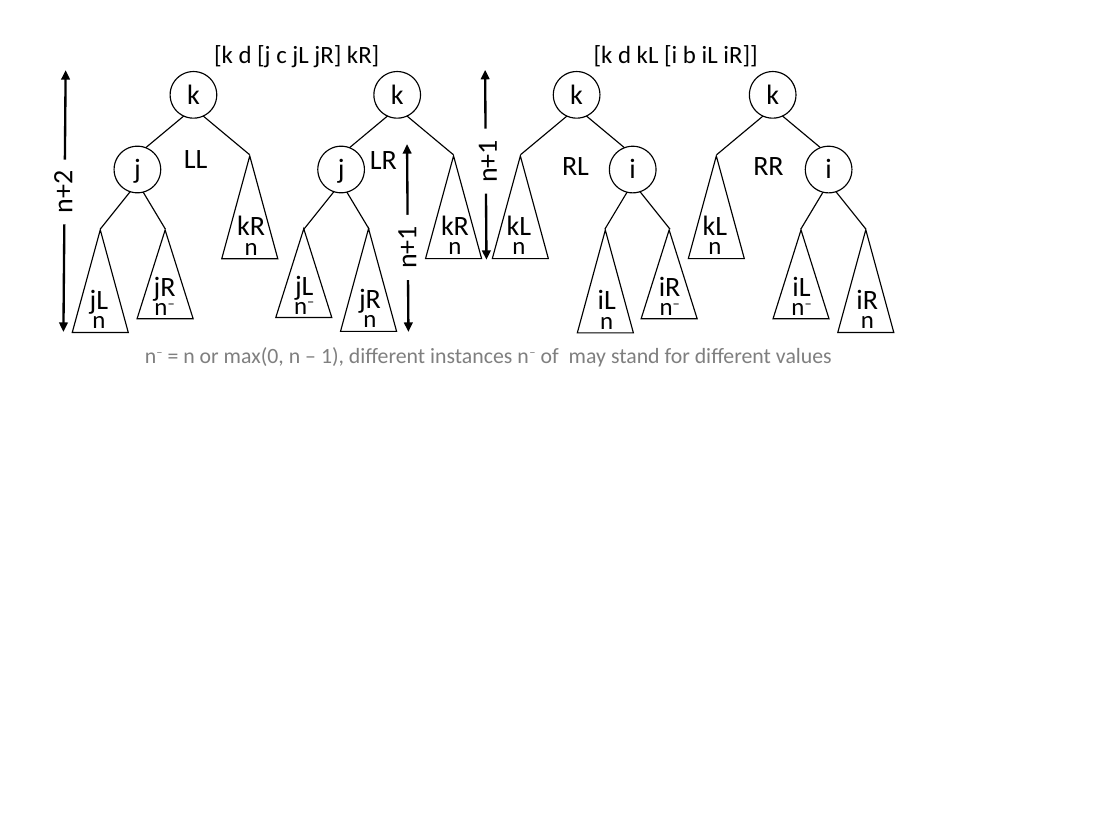
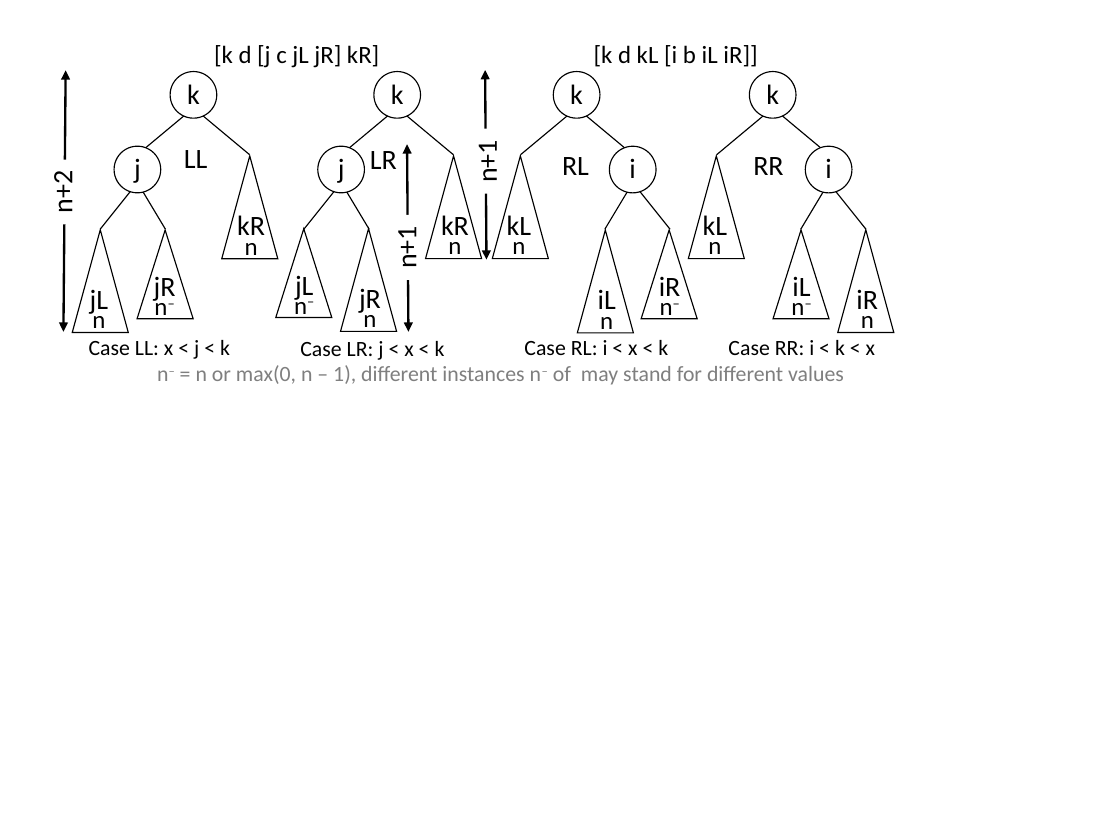
Before and after one commit to rexpage/LogicBook, a slide deck: slide 1 of Sources/ht2-or-more-ex.ppt. Drawn at 1120x840 pixels with LibreOffice and Linux fonts; fonts in the diff are those of the drawing. Boxes give left, top, right and bottom in pixels: in the first picture for what was removed or moved away, otherwise in the second. Text is boxed around its words. In the diff, an @@ line names an element or a change of style, - is before the commit and + after.

```diff
--- a/Sources/ht2-or-more-ex.ppt
+++ b/Sources/ht2-or-more-ex.ppt
@@ text added at <box>89,340,230,359</box>, 14 pt, text #000000 @@
+Case LL: x < j < k
@@ text added at <box>300,341,445,360</box>, 14 pt, text #000000 @@
+Case LR: j < x < k
@@ text added at <box>524,340,668,355</box>, 14 pt, text #000000 @@
+Case RL: i < x < k
@@ text added at <box>728,340,875,355</box>, 14 pt, text #000000 @@
+Case RR: i < k < x
@@ text "n– = n or max(0, ...": place and size @@
-text "n– = n or max(0, ..." at <box>145,347,832,367</box>
+text "n– = n or max(0, ..." at <box>157,365,844,385</box>
```
Also in this commit, not shown: 1 other file.
